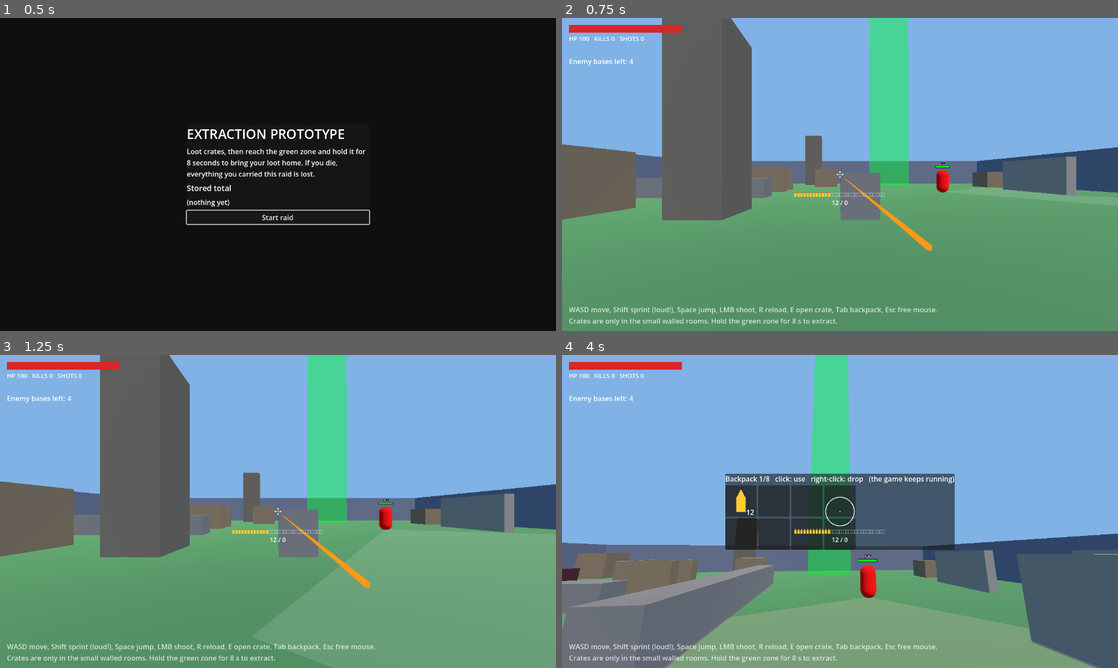
Above: before the commit, frames 1-4 (two rows, left to right).
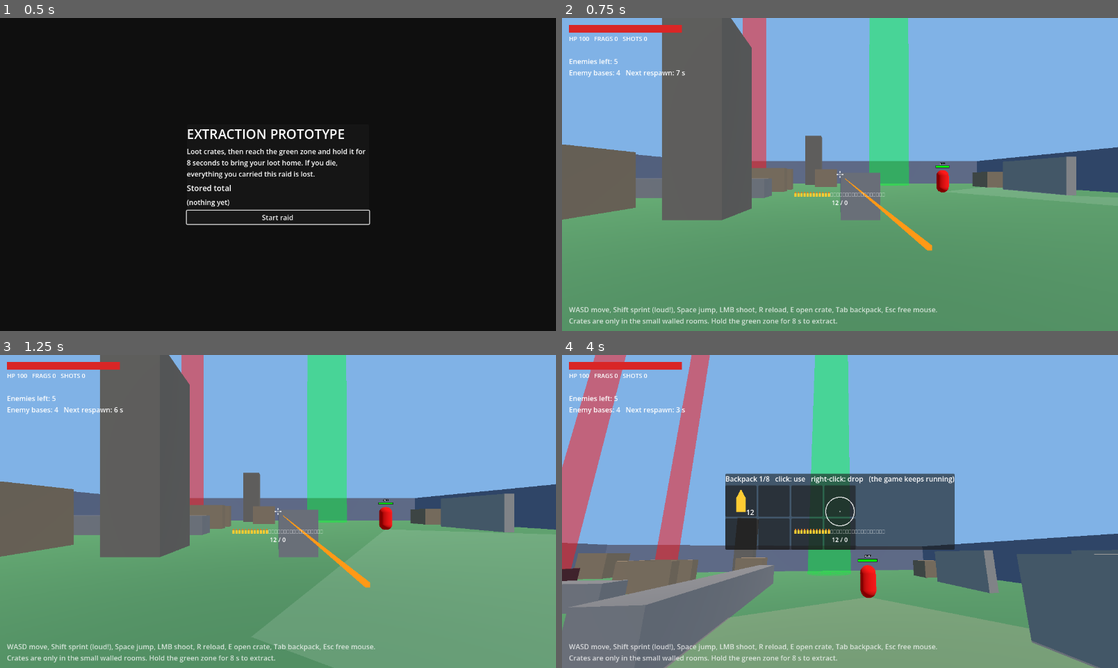
Above: after the commit, the same moments.

Repository: LearnEndlessly/VideoGameFoldr
Game: Godot game, scene res://main.tscn
Two runs of this game, one before a commit and one after it. Both use one fixed random seed, a clock stepped at 60 frames per second and the inputs below.
Inputs (mouse positions are in pixels of both pictures, inside the frame that each line leads up to):
- Up to frame 1 (0.5 s): no input
- Up to frame 2 (0.75 s): click "Start raid" at 0.5 s
- Up to frame 3 (1.25 s): no input
- Up to frame 4 (4 s): tap Enter at 1.25 s; move the mouse to (867, 511) at 1.27 s; hold W 1.28-2.03 s; tap Tab at 1.35 s; click (867, 511) at 1.42 s; tap Space at 1.52, 2.27, 3.77 s; move the mouse to (728, 527) at 2.02 s; hold S 2.03-2.78 s; tap 1 at 2.1 s; move the mouse to (895, 442) at 2.77 s; hold D 2.78-3.53 s; tap 2 at 2.85 s; move the mouse to (812, 574) at 3.52 s; hold W from 3.53 s (still down); tap R at 3.6 s; click (812, 574) at 3.67 s

Frame 1 is identical in both runs. In frame 2, 1.7% of the frame differs, in the area x 1-37%, y 0-48%; in frame 3, 1.6%; in frame 4, 5.9%, in the area x 0-27%, y 0-69%.

Commit message:
Add red respawn beacons on enemy bases and enemy counters to the HUD
- Each enemy base has a red beam into the sky that narrows to a point as
  its respawn countdown runs out, then goes wide again after the spawn.
  A base whose group is full holds its countdown.
- HUD shows frags, enemies left, bases left and the next respawn time.
- Tests cover the countdown, beam width and the full-group hold.

Co-Authored-By: Claude Sonnet 5.5 <noreply@anthropic.com>

Diff:
--- a/scripts/main.gd
+++ b/scripts/main.gd
@@ -238,13 +238,27 @@
 	ammo.grow_horizontal = Control.GROW_DIRECTION_BOTH
 	ammo.offset_top = 40  # clear of the weapon's crosshair circle
 
+# "Enemies left" counts the living enemies on the map; the respawn countdown is the soonest of the bases
+# that are still spawning (a base holds its timer while its group is full).
+func _enemy_status() -> String:
+	var alive := get_tree().get_nodes_in_group("enemy").filter(func(e): return not e.is_queued_for_deletion()).size()
+	var bases := _spawners.filter(is_instance_valid)
+	if bases.is_empty():
+		return "Enemies left: %d   ALL ENEMY BASES DESTROYED" % alive
+	var soonest := INF
+	for b in bases:
+		if get_tree().get_nodes_in_group("pack_%d" % b.group_id).size() < Tuning.SPAWNER_MAX_ALIVE:
+			soonest = minf(soonest, b.time_left())
+	var timer := "%.0f s" % ceilf(soonest) if soonest < INF else "-"
+	return "Enemies left: %d\nEnemy bases: %d   Next respawn: %s" % [alive, bases.size(), timer]
+
 func _update_status_hud() -> void:
 	var id: String = _player.weapon_id
 	var w: Dictionary = _player.weapon
 	var shown: int = raid.shown_rounds(id)
 	var held: int = _player.inventory.count(w["ammo_item"])
 	_hp_bar.value = _player.health
-	_stats_label.text = "HP %d   KILLS %d   SHOTS %d" % [_player.health, _player.kills, raid.shots]
+	_stats_label.text = "HP %d   FRAGS %d   SHOTS %d" % [_player.health, _player.kills, raid.shots]
 	_ammo_bar.total = w["clip"]
 	_ammo_bar.filled = shown
 	_cross.spread = w["spread"]
@@ -263,9 +277,7 @@
 	_banner.visible = _banner_time > 0.0
 	var hold := raid.hold_seconds
 	_update_status_hud()
-	var left := _spawners.filter(is_instance_valid).size()
-	var base := "Enemy bases left: %d" % left if left > 0 else "ALL ENEMY BASES DESTROYED"
-	_hud.text = "%s %s\n%s" % ["[SAFE]" if _player.safe else "", "[PATROLS CONVERGING]" if raid.threat_active else "", base]
+	_hud.text = "%s %s\n%s" % ["[SAFE]" if _player.safe else "", "[PATROLS CONVERGING]" if raid.threat_active else "", _enemy_status()]
 	_help.text = "WASD move, Shift sprint (loud!), Space jump, LMB shoot, R reload, E open crate, Tab backpack, Esc free mouse. Crates are only in the small walled rooms. Hold the green zone for %.0f s to extract." % hold
 	_zone_mat.albedo_color = Color(1, 0.9, 0.1, 0.45) if raid.extracting else Color(0, 1, 0.2, 0.25)
 	_extract_box.visible = raid.extracting
--- a/scripts/spawner.gd
+++ b/scripts/spawner.gd
@@ -1,5 +1,7 @@
 extends StaticBody3D
-# An enemy base (small and unmarked: the player has to find it). Adds a new enemy to its own group every Tuning.SPAWNER_INTERVAL seconds, up to
+# An enemy base. A red beam into the sky marks it and is as wide as the time left until its next spawn
+# (a point at the moment an enemy appears, then wide again). Adds a new enemy to its own group every
+# Tuning.SPAWNER_INTERVAL seconds, up to
 # Tuning.SPAWNER_MAX_ALIVE alive at once, until the player shoots it down. Shots reach it through
 # take_damage(), like an enemy. It rolls enemies from its own RNG so spawning never disturbs the map's.
 
@@ -15,9 +17,13 @@
 var _rng := RandomNumberGenerator.new()
 var _clock := 0.0
 var _label := Label3D.new()
+var _beam: MeshInstance3D
+
+const BEAM_RADIUS := 2.0
 
 func _ready() -> void:
 	_rng.seed = rng_seed
+	_clock = _rng.randf() * Tuning.SPAWNER_INTERVAL * 0.5  # bases do not all pulse in step
 	add_to_group("spawner")
 	var size := Vector3(2, 1.5, 2)
 	var shape := CollisionShape3D.new()
@@ -35,6 +41,22 @@
 	mat.albedo_color = Color(0.3, 0.12, 0.14)
 	mesh.material_override = mat
 	add_child(mesh)
+	_beam = MeshInstance3D.new()
+	var cyl := CylinderMesh.new()
+	cyl.top_radius = 1.0
+	cyl.bottom_radius = 1.0
+	cyl.height = 300.0
+	_beam.mesh = cyl
+	_beam.position.y = cyl.height / 2.0
+	var beam_mat := StandardMaterial3D.new()
+	beam_mat.albedo_color = Color(1, 0.1, 0.1, 0.3)
+	beam_mat.transparency = BaseMaterial3D.TRANSPARENCY_ALPHA
+	beam_mat.shading_mode = BaseMaterial3D.SHADING_MODE_UNSHADED
+	beam_mat.cull_mode = BaseMaterial3D.CULL_DISABLED
+	_beam.material_override = beam_mat
+	_beam.cast_shadow = GeometryInstance3D.SHADOW_CASTING_SETTING_OFF
+	add_child(_beam)
+	_update_beam()
 	_label.billboard = BaseMaterial3D.BILLBOARD_ENABLED
 	_label.position.y = size.y + 0.8
 	_label.visible = false  # only shown once it has been shot
@@ -59,14 +81,24 @@
 	_update_label()
 	return false
 
+# Seconds until this base spawns its next enemy. Stands still while its group is full.
+func time_left() -> float:
+	return Tuning.SPAWNER_INTERVAL - _clock
+
+func _update_beam() -> void:
+	var f := clampf(time_left() / Tuning.SPAWNER_INTERVAL, 0.02, 1.0)
+	_beam.scale = Vector3(BEAM_RADIUS * f, 1.0, BEAM_RADIUS * f)
+
 func _physics_process(delta: float) -> void:
+	var pack := get_tree().get_nodes_in_group("pack_%d" % group_id)
+	if pack.size() >= Tuning.SPAWNER_MAX_ALIVE:
+		return  # full: the countdown holds until a defender dies
 	_clock += delta
+	_update_beam()
 	if _clock < Tuning.SPAWNER_INTERVAL:
 		return
 	_clock = 0.0
-	var pack := get_tree().get_nodes_in_group("pack_%d" % group_id)
-	if pack.size() >= Tuning.SPAWNER_MAX_ALIVE:
-		return
+	_update_beam()
 	var e := Enemy.new()
 	e.stats = Enemies.roll(_rng)
 	e.home = global_position
--- a/tests/enemy_base.gd
+++ b/tests/enemy_base.gd
@@ -128,6 +128,17 @@
 	var count := main.get_children().filter(func(c): return "stats" in c).size()
 	_check(count >= 3 * Tuning.ENEMY_GROUP_SIZE_MIN and count <= 3 * Tuning.ENEMY_GROUP_SIZE_MAX, "%d enemies at the start" % count)
 
+	# Beacon: the red beam narrows as the countdown runs, and is wide again right after a spawn.
+	var b = main._spawners[1]
+	var t0: float = b.time_left()
+	var w0: float = b._beam.scale.x
+	b._physics_process(1.0)
+	_check(absf(b.time_left() - (t0 - 1.0)) < 0.001, "the countdown should run down with time")
+	_check(b._beam.scale.x < w0, "the beam should narrow as the countdown runs")
+	b._physics_process(b.time_left() + 0.01)
+	_check(get_nodes_in_group("pack_%d" % b.group_id).size() == 1, "an enemy should appear when the countdown ends")
+	_check(b._beam.scale.x > 0.95 * b.BEAM_RADIUS, "after a spawn the beam should be wide again")
+
 	# Spawner: one enemy per interval, capped, in its own group.
 	_check(main._spawners.size() == Tuning.SPAWNER_COUNT, "the map should have %d enemy bases" % Tuning.SPAWNER_COUNT)
 	var sp = main._spawners[0]
@@ -138,6 +149,9 @@
 	var pack := get_nodes_in_group("pack_%d" % sp.group_id)
 	_check(pack.size() == Tuning.SPAWNER_MAX_ALIVE, "base group was %d, expected the cap of %d" % [pack.size(), Tuning.SPAWNER_MAX_ALIVE])
 	_check(pack.all(func(e): return e.home == sp.global_position), "spawned enemies should defend the base")
+	var held: float = sp.time_left()
+	sp._physics_process(1.0)
+	_check(sp.time_left() == held, "a base whose group is full must hold its countdown")
 
 	# Destroying it: no kill is counted, the spawning stops, defenders are woken.
 	_check(not sp.take_damage(Tuning.SPAWNER_HEALTH - 1), "a non-lethal hit must not destroy the base")
